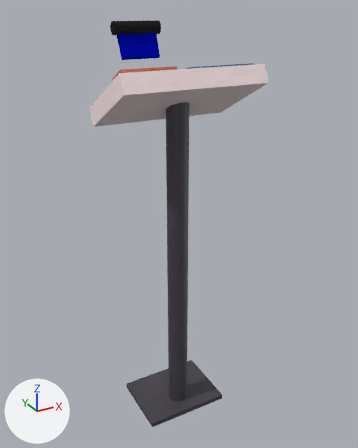
The Blender file GameAssets/Blender/Mechanics/KeyConsole.blend: old version first, new version second.
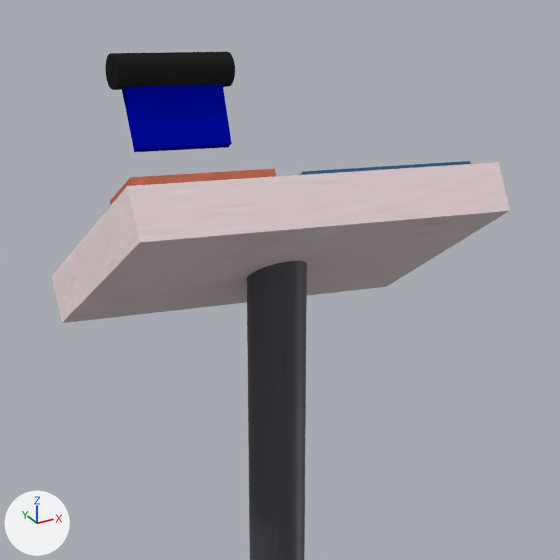
Each version appears first whole from a 50 mm camera at (-2.172, -3.978, 4.196) aimed at (0.052, 0.067, 2.173), and next in a close-up on the part from 19% to 81% of the width and 0% to 49% of the height. Arrows for +X, +Y and +Z are at lower left; the lights stay in place.
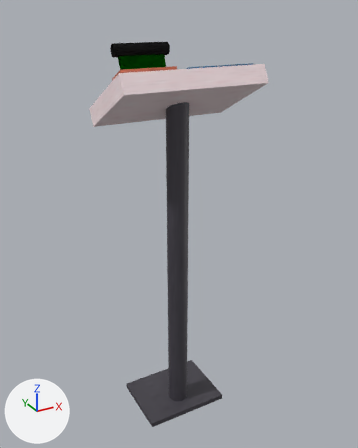
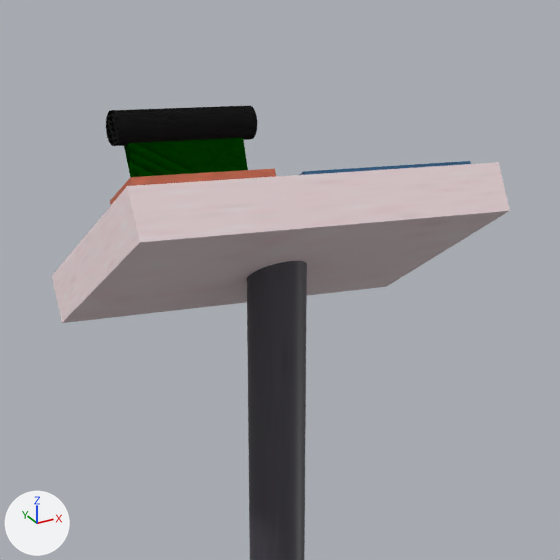
What the commit changed:
me_cylinder_002 has 72 vertices, 40 faces and spans x -1.0..4.46, y -1.72..1.0, z -1.16..1.1.
me_cylinder_002 is used by ob_bluecard; location (-0.374, 0.01, 4.034); rotation (0.0, 1.571, 0.0), in degrees (0, 90, 0); scale (0.0531, 0.0531, 0.179).
me_cylinder_002 part 1: the whole mesh is scaled about its middle by (1, 1, 1.2), then moved by (0.0, 0.0, 0.01).
me_cylinder_004 has 72 vertices, 40 faces and spans x -1.0..4.46, y -1.72..1.0, z -1.16..1.1.
me_cylinder_004 is used by ob_greencard; location (-0.374, 0.01, 4.034); rotation (0.0, 1.571, 0.0), in degrees (0, 90, 0); scale (0.0531, 0.0531, 0.179).
me_cylinder_004 part 2: the whole mesh is scaled about its middle by (1, 1, 1.2), then moved by (0.0, 0.0, 0.01).
Object 'BlueCard' (ob_bluecard) moves from (-0.374, 0.01, 4.034) to (-0.366, -0.046, 3.871).
Object 'GreenCard' (ob_greencard) moves from (-0.374, 0.01, 4.034) to (-0.366, -0.046, 3.871).
Object 'GreenCard' (ob_greencard) is now shown.

What differs and where, as boxes (x1, y1, x2, y2) in the close-ups (560 x 560 px):
'BlueCard', mesh rescaled, moved (not visible afterwards): before (105, 52, 235, 152)
'GreenCard', shown: after (106, 105, 257, 177)
